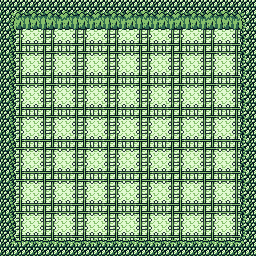
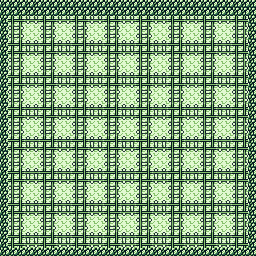
Layered file, before and after one edit (256 × 256). Changes by layer:
hid "Capa 5" over box(10, 10, 246, 256)
painted on "Capa 0" over box(8, 16, 249, 248)
